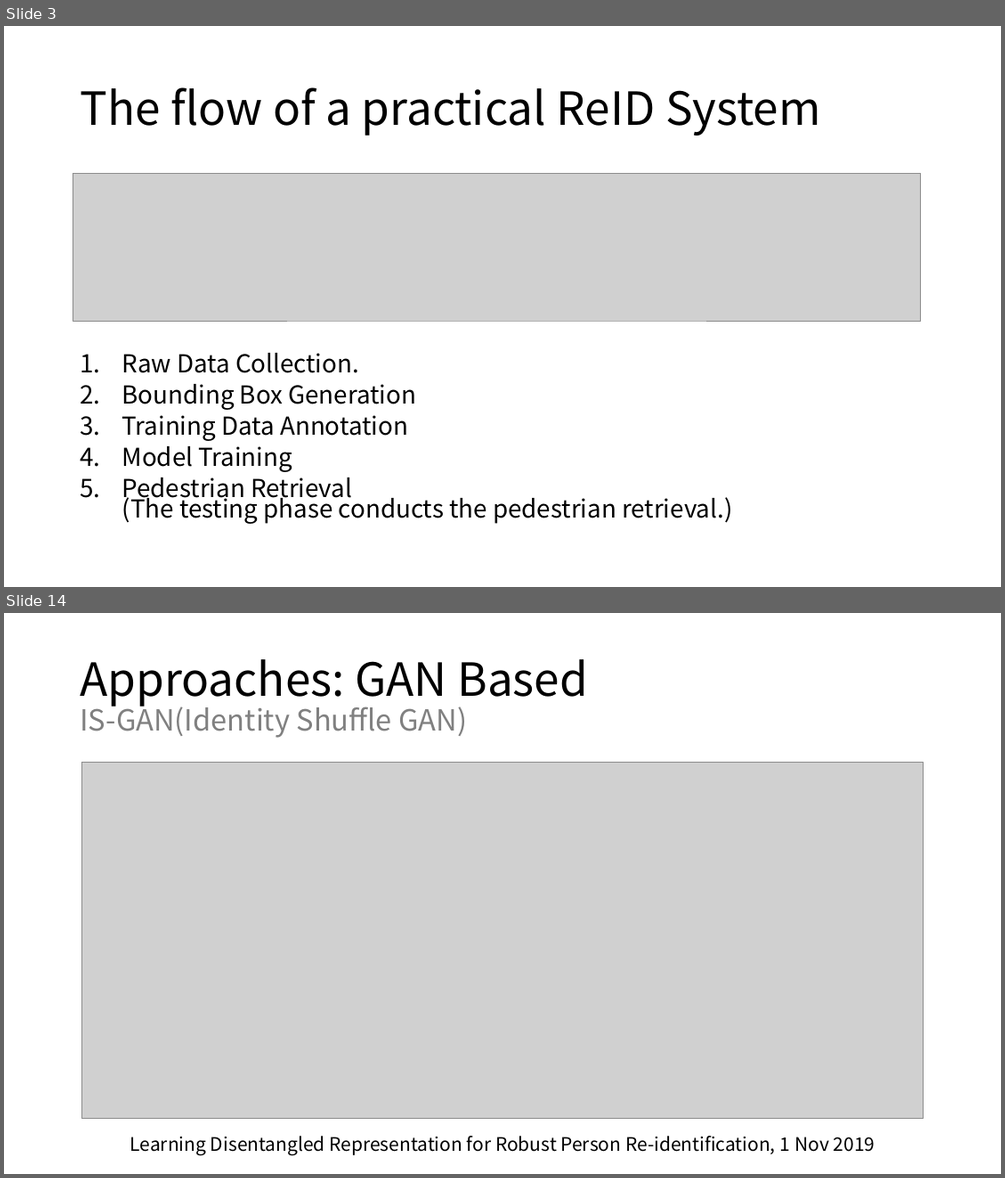
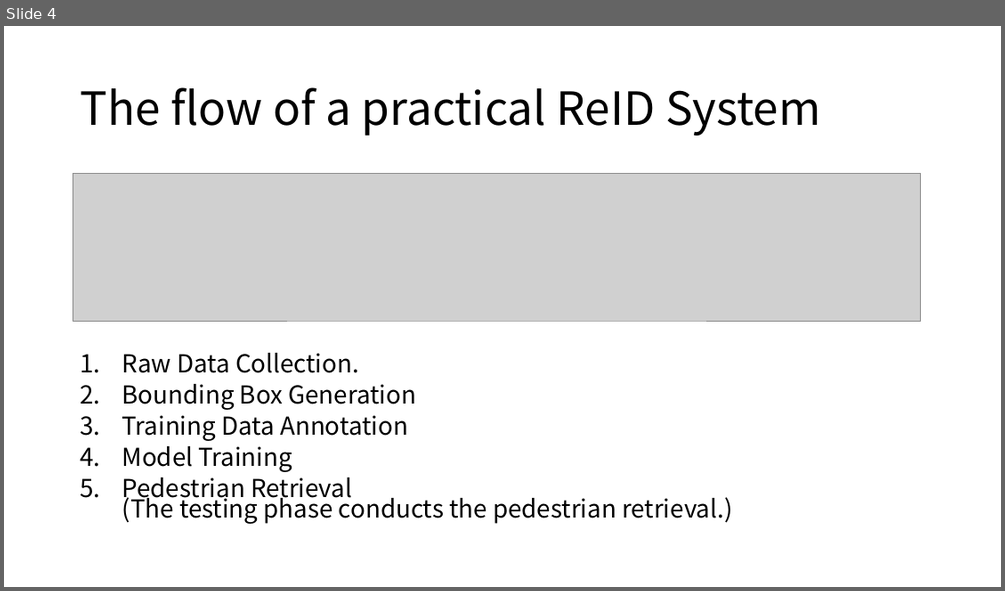
Before and after one commit to jeongroseok/person-reid-study, a slide deck: slides/Person ReID.pptx. Shown one above the other, each under a label of ours: slides 3 and 14 before the commit, slide 4 after it; the slides between them are not shown. The pictures are 1005x1178 and 1005x591 pixels, drawn with LibreOffice and Linux fonts; fonts in the diff are those of the drawing; grey boxes stand for pictures. Boxes give left, top, right and bottom in pixels: in the first picture for what was removed or moved away, otherwise in the second. Text is boxed around its words. In the diff, an @@ line names an element or a change of style, - is before the commit and + after.

```diff
--- a/slides/Person ReID.pptx
+++ b/slides/Person ReID.pptx
@@ slide 14 removed at bbox=[4, 613, 1001, 1174], background #FFFFFF @@
@@ title removed at bbox=[80, 659, 588, 738] @@
-Approaches: GAN Based
-IS-GAN(Identity Shuffle GAN)
@@ picture removed at bbox=[81, 763, 923, 1119] @@
@@ text removed at bbox=[130, 1135, 875, 1156] @@
-Learning Disentangled Representation for Robust Person Re-identification, 1 Nov 2019
@@ what was slide 3 is now slide 4 @@
```
Also in this commit, not shown: 4 slides changed, 10 slides added, 9 other slides removed, 4 other files.
